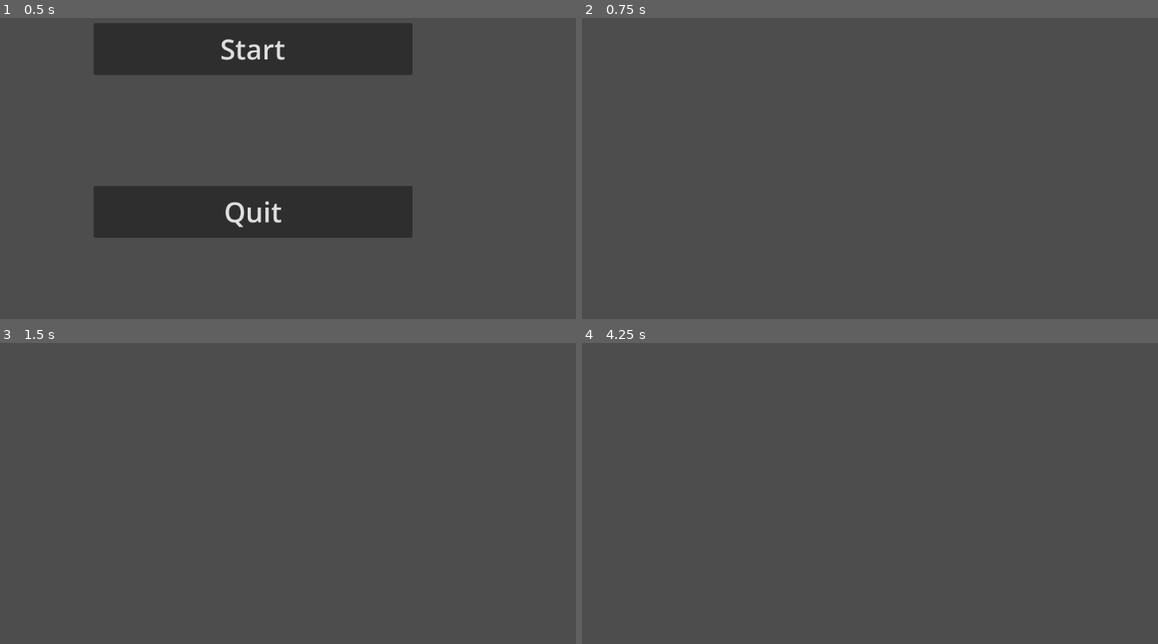
Above: before the commit, frames 1-4 (two rows, left to right).
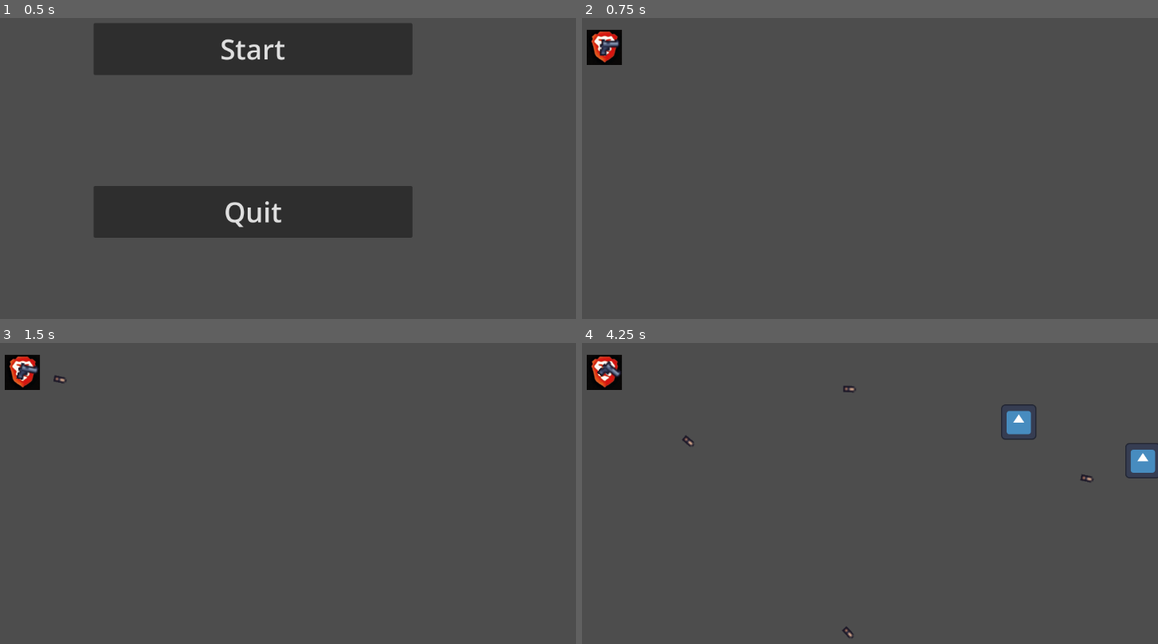
Above: after the commit, the same moments.

Repository: TDS-PIKI-Project/TDS
Game: Godot game, scene res://scenes/ui/menu.tscn
Same seed, same stepped clock (60 frames per second), same inputs: the game is played once before the commit and once after it. The engine's default icon, where the game draws it, is replaced by a stand-in: a white triangle on a blue panel in a dark square.
Inputs (mouse positions are in pixels of both pictures, inside the frame that each line leads up to):
- Up to frame 1 (0.5 s): no input
- Up to frame 2 (0.75 s): click "Start" at 0.5 s
- Up to frame 3 (1.5 s): tap Enter at 1.25 s; move the mouse to (397, 451) at 1.27 s; press the mouse at (397, 451) at 1.28 s
- Up to frame 4 (4.25 s): tap Space at 2 s; move the mouse to (714, 487) at 2.02 s; release the mouse at (714, 487) at 2.03 s; click (714, 487) at 2.1 s; move the mouse to (904, 391) at 2.77 s; press the mouse at (904, 391) at 2.78 s; move the mouse to (806, 538) at 3.52 s; release the mouse at (806, 538) at 3.53 s; click (806, 538) at 3.6 s

Frame 1 is identical in both runs. In frame 2, 0.7% of the frame differs, in the area x 0-7%, y 3-16%; in frame 3, 0.7%; in frame 4, 1.7%, in the area x 0-100%, y 3-99%.
Error before the commit: Parse Error: Preloaded path must be a constant string. (res://scenes/levels/level_1.gd:4)

Commit message:
Update globals.gd

Diff:
--- a/scripts/autoloads/globals.gd
+++ b/scripts/autoloads/globals.gd
@@ -2,11 +2,11 @@
 
 # --- CONSTANTS ---
 const LEVEL_1_PATH = "res://scenes/levels/level_1.tscn"
-const TMP_ENEMY_PATH = "res://scenes/enemies/tmp_enemy.tscn"
 const MENU_PATH = "res://scenes/ui/menu.tscn"
 const PLAYER_PATH = "res://scenes/player/Player.tscn"
 const BULLET_PATH = "res://scenes/weapons/Bullet.tscn"
 const WEAPON_PATH = "res://scenes/weapons/Weapon.tscn"
+const ENEMY_PATH = "res://scenes/enemies/tmp_enemy.tscn"
 
 enum HandWeapons {
 	PISTOL,
@@ -65,6 +65,72 @@
 	},
 }
 
+enum EnemyType {
+	SMALL,
+	MEDIUM,
+	LARGE,
+}
+
+const ENEMIES = {
+	EnemyType.SMALL: {
+		"mass":                 1.0,
+		"push_force":           9.0,
+		"push_x_strength":      1.2,
+		"push_y_strength":      4.0,
+		"lane_attraction":      3.5,
+		"velocity_lerp_speed":  0.18,
+		"lane_clamp_offset":    55.0,
+		"speed_min":            185.0,
+		"speed_max":            230.0,
+		"health_min":           30,
+		"health_max":           50,
+		"damage_min":           5,
+		"damage_max":           11,
+		"cooldown_min":         0.9,
+		"cooldown_max":         1.4,
+		"scale_min":            0.80,
+		"scale_max":            0.95,
+	},
+	EnemyType.MEDIUM: {
+		"mass":                 2.5,
+		"push_force":           11.0,
+		"push_x_strength":      1.5,
+		"push_y_strength":      2.5,
+		"lane_attraction":      2.5,
+		"velocity_lerp_speed":  0.10,
+		"lane_clamp_offset":    40.0,
+		"speed_min":            125.0,
+		"speed_max":            160.0,
+		"health_min":           90,
+		"health_max":           130,
+		"damage_min":           17,
+		"damage_max":           27,
+		"cooldown_min":         1.5,
+		"cooldown_max":         2.1,
+		"scale_min":            0.92,
+		"scale_max":            1.10,
+	},
+	EnemyType.LARGE: {
+		"mass":                 5.0,
+		"push_force":           14.0,
+		"push_x_strength":      1.4,
+		"push_y_strength":      1.0,
+		"lane_attraction":      5.0,
+		"velocity_lerp_speed":  0.06,
+		"lane_clamp_offset":    25.0,
+		"speed_min":            70.0,
+		"speed_max":            100.0,
+		"health_min":           220,
+		"health_max":           320,
+		"damage_min":           45,
+		"damage_max":           70,
+		"cooldown_min":         2.5,
+		"cooldown_max":         3.5,
+		"scale_min":            1.28,
+		"scale_max":            1.55,
+	},
+}
+
 # --- VARIABLES ---
 
 # --- FUNCTIONS ---
